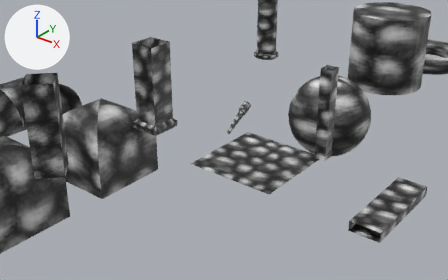
An edit to the glTF model assets/Meshes3.glb, drawn before and after from the same camera.
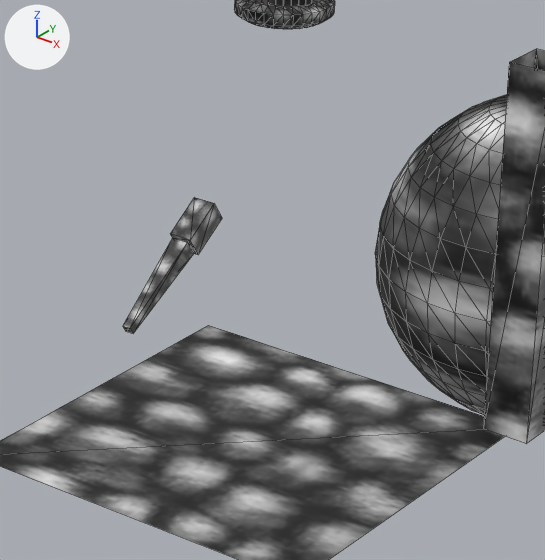
Each version appears first from a 50 mm lens placed at (6.72, -9.52, 6.11), pointed at (-0.1, -1.01, 0.83), and next in a close-up on the part from 44% to 74% of the width and 19% to 68% of the height. Every picture has the same lights, and +X, +Y and +Z are marked at upper left. The close-ups show mesh edges as thin lines.

Script lines for the objects in view, before the commit:
```python
me_cube_002 = bpy.data.meshes.new('Cube.002')
me_cube_002.from_pydata(...)  # 16 vertices, 28 faces; spans x -0.059..0.059, y -1.012..-0.349, z 0.982..1.468
me_cube_002.materials.append(mat_material)  # picture img_wall
me_cylinder_002 = bpy.data.meshes.new('Cylinder.002')
me_cylinder_002.from_pydata(...)  # 130 vertices, 256 faces; spans x -0.383..0.383, y -0.383..0.383, z -0.087..0.087
me_cylinder_002.materials.append(mat_material)  # picture img_wall
me_plane = bpy.data.meshes.new('Plane')
me_plane.from_pydata(...)  # 4 vertices, 2 faces; spans x -1.0..1.0, y -1.0..1.0, z 0.0
me_plane.materials.append(mat_material)  # picture img_wall
ob_pillarroundbase = bpy.data.objects.new('PillarRoundBase', me_cylinder_002)
ob_pillarroundbase.location = (-4.0, 6.0, 0.0)
ob_plane = bpy.data.objects.new('Plane', me_plane)
ob_plane.location = (0.0, 0.0, 0.0)
ob_torch = bpy.data.objects.new('Torch', me_cube_002)
ob_torch.location = (0.0, 0.0, 0.0)
# also in view: 'ArchBase' at (1.0, 1.0, 1.0); 'Sphere' at (0.0, 3.0, 0.0)
```
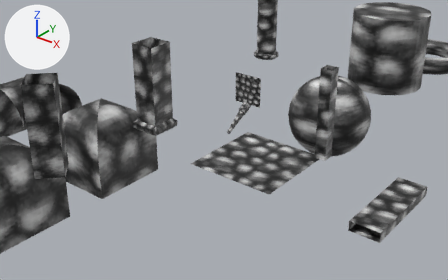
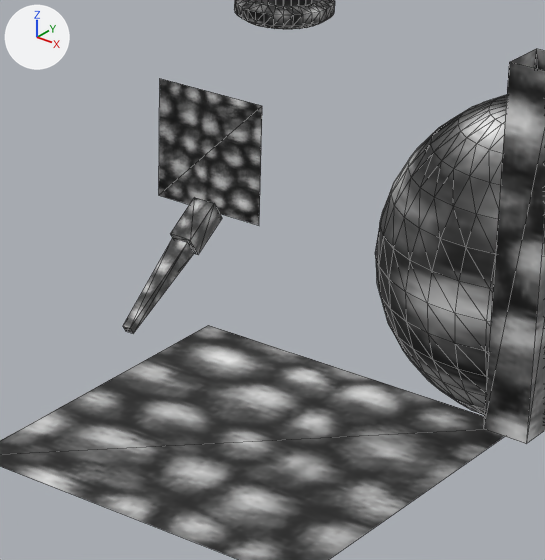
Patch to the scene script:
```diff
--- a/assets/Meshes3.glb.py
+++ b/assets/Meshes3.glb.py
@@ me_plane_011 @@
+me_plane_011.from_pydata(...)  # 4 vertices, 2 faces; spans x -0.3..0.3, y -0.382, z 1.406..2.006
+me_plane_011.materials.append(mat_material)  # picture img_wall
@@ ob_spritetorch @@
+ob_spritetorch = bpy.data.objects.new('SpriteTorch', me_plane_011)
+ob_spritetorch.location = (0.0, 0.0, 0.0)
```

Where the change shows, as pixel boxes [x1, y1, x2, y2] in the close-ups (545 x 560 px):
'SpriteTorch', added: after [159, 79, 262, 225]
